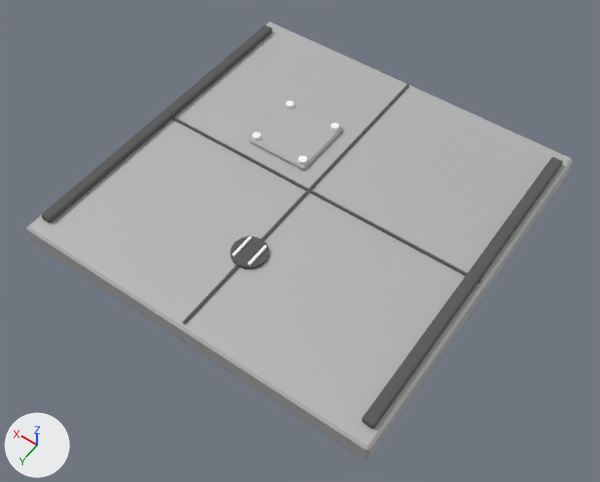
One commit to the glTF model assets/_staging/focused_nine/structural/floor_1x1/floor_1x1.glb: the scene before it, then after it.
The view is the same before and after, from a 50 mm camera at (-3.09, 4.48, 6.41) aimed at (-0.13, 0.33, -0.1). The axes (+X, +Y, +Z) are drawn at lower left. The lights are the same throughout. The picture after the commit comes second.

Before the edit, the objects in view are built like this:
```python
me_cube_008 = bpy.data.meshes.new('Cube.008')
me_cube_008.from_pydata(...)  # 24 vertices, 44 faces; spans x -1.94..1.94, y -1.94..1.94, z -0.12..0.12
me_cube_008.materials.append(mat_mat_paintedalloygray)  # grey #bcbcbc
me_cube_009 = bpy.data.meshes.new('Cube.009')
me_cube_009.from_pydata(...)  # a box spanning x -0.01..0.01, y -1.89..1.89, z -0.01..0.01
me_cube_009.materials.append(mat_mat_conduit)  # dark grey #595959
me_cylinder_009 = bpy.data.meshes.new('Cylinder.009')
me_cylinder_009.from_pydata(...)  # a 16-sided cylinder along z spanning x -0.18..0.18, y -0.18..0.18, z -0.018..0.018
me_cylinder_009.materials.append(mat_mat_conduit)  # dark grey #595959
ob_focusednine_floor_1x1_drain_grate = bpy.data.objects.new('FocusedNine_floor_1x1_drain_grate', me_cylinder_009)
ob_focusednine_floor_1x1_drain_grate.location = (0.0, 0.95, 0.27)
ob_focusednine_floor_1x1_floor_panel = bpy.data.objects.new('FocusedNine_floor_1x1_floor_panel', me_cube_008)
ob_focusednine_floor_1x1_floor_panel.location = (0.0, 0.0, 0.125)
ob_focusednine_floor_1x1_panel_seam_ns = bpy.data.objects.new('FocusedNine_floor_1x1_panel_seam_ns', me_cube_009)
ob_focusednine_floor_1x1_panel_seam_ns.location = (0.0, 0.0, 0.262)
# also in view: 'FocusedNine_floor_1x1_access_plate' at (0.55, -0.55, 0.28); 'FocusedNine_floor_1x1_panel_seam_ew' at (0.0, 0.0, 0.26); 'FocusedNine_floor_1x1_conduit_channel_east' at (1.82, 0.0, 0.28); 'FocusedNine_floor_1x1_conduit_channel_west' at (-1.82, 0.0, 0.28)
```
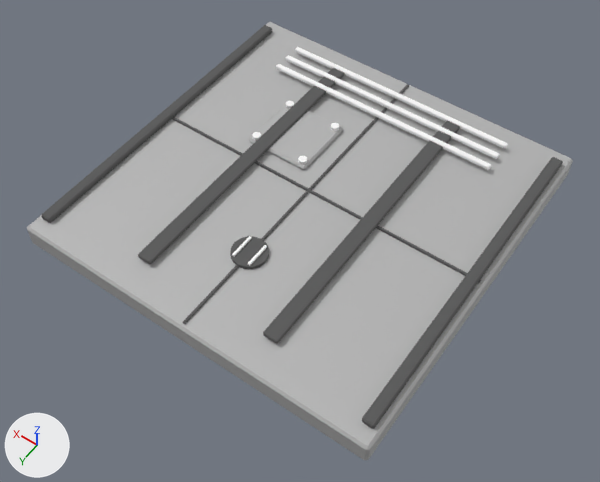
Changed parts and their boxes [x1, y1, x2, y2] in the pictures (600 x 482 px):
'FocusedNine_floor_1x1_service_track_west', added: after [263, 121, 460, 344]
'FocusedNine_floor_1x1_service_track_east', added: after [138, 68, 345, 264]
'FocusedNine_floor_1x1_threshold_rib_02', added: after [276, 64, 491, 170]
'FocusedNine_floor_1x1_threshold_rib_01', added: after [285, 55, 500, 159]
'FocusedNine_floor_1x1_threshold_rib_00', added: after [295, 47, 508, 149]

The edits, one by one:
Mesh me_cube_020 is new.
It has 24 vertices, 44 faces and spans x -1.32..1.32, y -0.03..0.03, z -0.02..0.02.
It uses material mat_mat_warningstripe (white #ffffff).
Mesh me_cube_016 is new.
It has 24 vertices, 44 faces and spans x -0.08..0.08, y -1.6..1.6, z -0.02..0.02.
It uses material mat_mat_conduit (dark grey #595959).
Object 'FocusedNine_floor_1x1_threshold_rib_02' (ob_focusednine_floor_1x1_threshold_rib_02) is new; it shows me_cube_020.
Its location is (0.0, -1.26, 0.317).
Object 'FocusedNine_floor_1x1_threshold_rib_01' (ob_focusednine_floor_1x1_threshold_rib_01) is new; it shows a copy of me_cube_020.
Its location is (0.0, -1.44, 0.317).
Object 'FocusedNine_floor_1x1_threshold_rib_00' (ob_focusednine_floor_1x1_threshold_rib_00) is new; it shows a copy of me_cube_020.
Its location is (0.0, -1.62, 0.317).
Object 'FocusedNine_floor_1x1_service_track_west' (ob_focusednine_floor_1x1_service_track_west) is new; it shows me_cube_016.
Its location is (-0.72, 0.0, 0.305).
Object 'FocusedNine_floor_1x1_service_track_east' (ob_focusednine_floor_1x1_service_track_east) is new; it shows a copy of me_cube_016.
Its location is (0.72, 0.0, 0.305).
